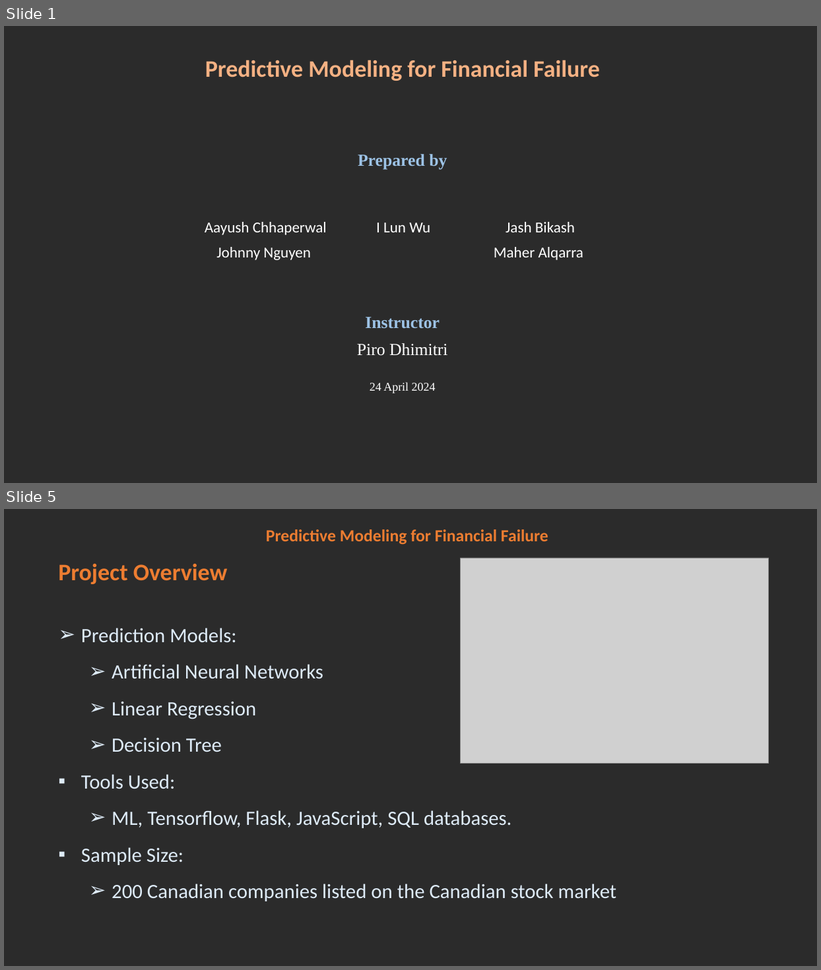
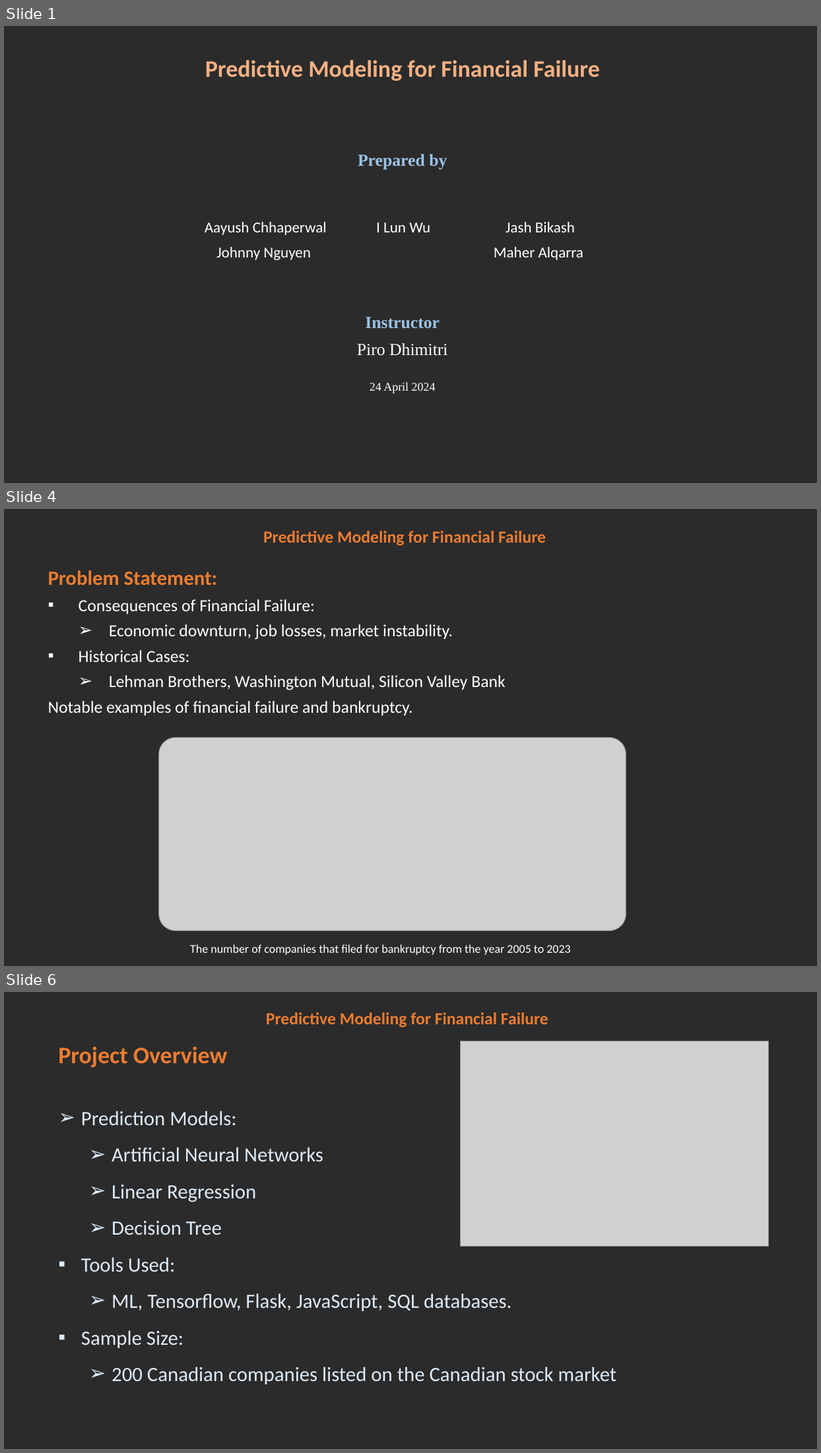
Before and after one commit to jash1112/Forecasting-bankrupt-companies-Project, a slide deck: Presentation.pptx. Shown one above the other, each under a label of ours: slides 1 and 5 before the commit, slides 1, 4 and 6 after it; the slides between them are not shown. The pictures are 821x970 and 821x1453 pixels, drawn with LibreOffice and Linux fonts; fonts in the diff are those of the drawing; grey boxes stand for pictures; background and template pictures are left out; a plain dark background stands for a picture behind light text. Boxes give left, top, right and bottom in pixels: in the first picture for what was removed or moved away, otherwise in the second. Text is boxed around its words. In the diff, an @@ line names an element or a change of style, - is before the commit and + after.

```diff
--- a/Presentation.pptx
+++ b/Presentation.pptx
@@ slide 4 added at box(4, 509, 817, 966), background picture (left out) @@
@@ text added at box(263, 531, 546, 546), 20 pt, text #ED7D31, bold @@
+Predictive Modeling for Financial Failure
@@ text added at box(48, 570, 505, 716), 20 pt, text #FFFFFF @@
+Problem Statement:
+▪ Consequences of Financial Failure:
+  ➢ Economic downturn, job losses, market instability.
+▪ Historical Cases:
+  ➢ Lehman Brothers, Washington Mutual, Silicon Valley Bank
+Notable examples of financial failure and bankruptcy.
@@ picture added at box(159, 738, 626, 931) @@
@@ text added at box(190, 945, 570, 955), 14 pt, text #FFFFFF @@
+The number of companies that filed for bankruptcy from the year 2005 to 2023
@@ what was slide 5 is now slide 6 @@
```
Also in this commit, not shown: 4 slides changed, 5 other files.
